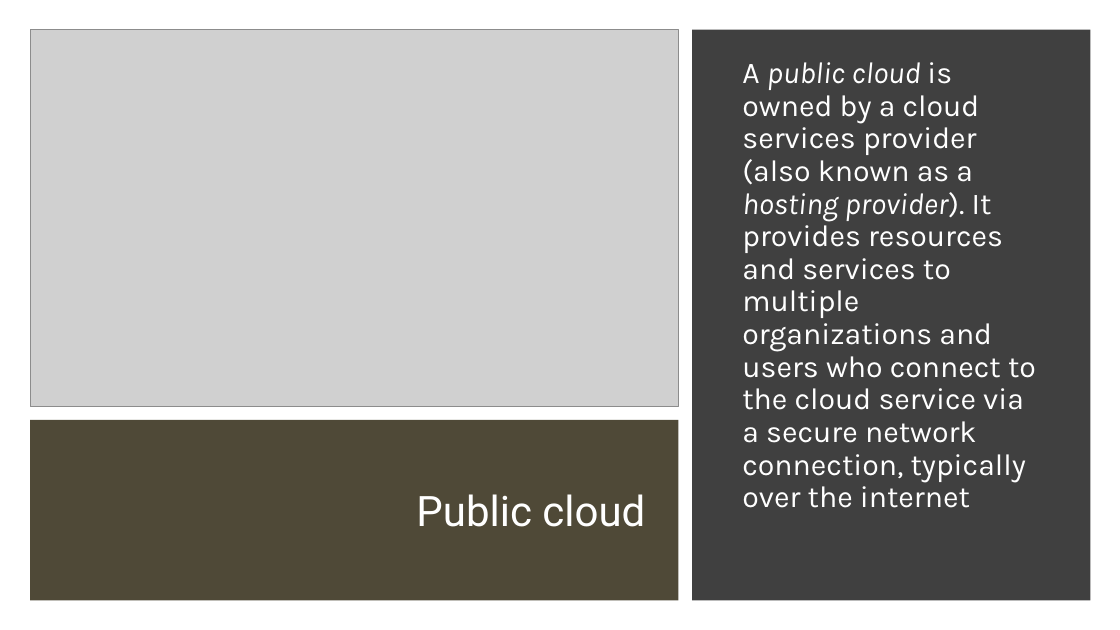
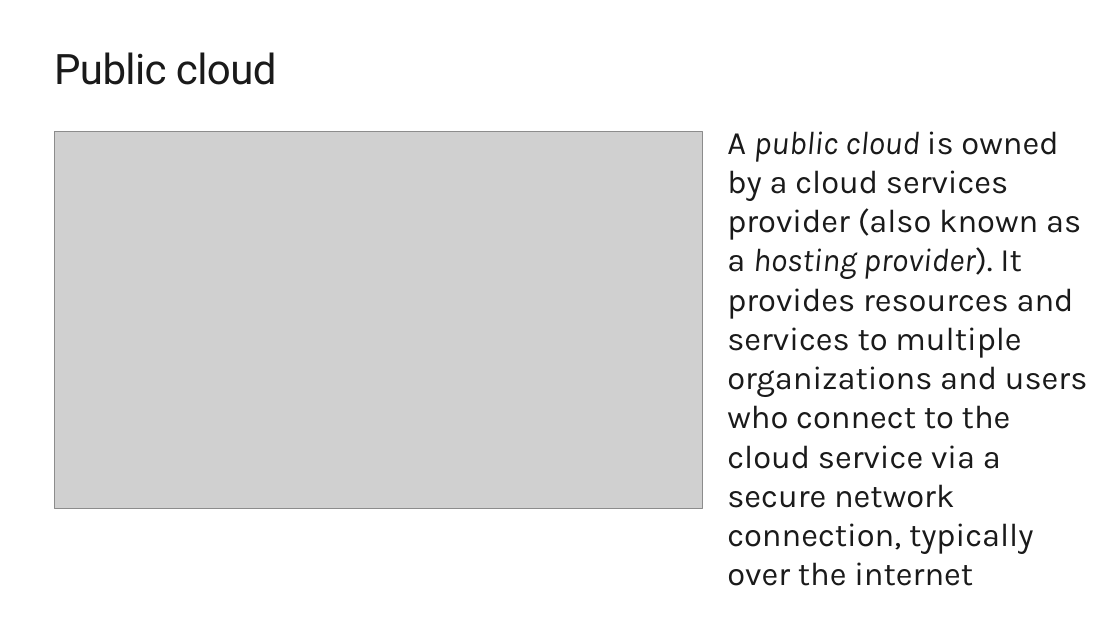
Before and after one commit to eamonnk/azfund, a slide deck: slide 12 of Templates/PPTs and pdfs released apr 2019/AZ-900T01 Microsoft Azure Fundamentals-01.pptx. Drawn at 1120x630 pixels with LibreOffice and Linux fonts; fonts in the diff are those of the drawing; grey boxes stand for pictures; background and template pictures are left out. Boxes give left, top, right and bottom in pixels: in the first picture for what was removed or moved away, otherwise in the second. Text is boxed around its words. In the diff, an @@ line names an element or a change of style, - is before the commit and + after.

```diff
--- a/Templates/PPTs and pdfs released apr 2019/AZ-900T01 Microsoft Azure Fundamentals-01.pptx
+++ b/Templates/PPTs and pdfs released apr 2019/AZ-900T01 Microsoft Azure Fundamentals-01.pptx
@@ rectangle removed at [692,29,1091,601] @@
@@ title "Public cloud": place and size @@
-title "Public cloud" at [416,494,645,527]
+title "Public cloud" at [54,52,277,85]
@@ title "Public cloud" at [54,52,277,85]: text colour #FFFFFF to #1A1A1A, letter spacing 0 to -0.5 pt; alignment right to left; line spacing 0.9 to 1; vertical alignment middle to top @@
@@ picture: place and size @@
-picture at [30,29,679,407]
+picture at [54,131,702,508]
@@ text "A public cloud is owned ...": place and size @@
-text "A public cloud is owned ..." at [742,88,1036,508]
+text "A public cloud is owned ..." at [727,131,1088,554]
@@ text "A public cloud is owned ..." at [727,131,1088,554]: size 25.9 to 28 pt, text colour #FFFFFF to #1A1A1A; line spacing 0.9 to 1; less space between paragraphs; vertical alignment middle to top @@
@@ rectangle removed at [30,420,679,601] @@
```
Also in this commit, not shown: 5 other slides changed, 1 other file.
